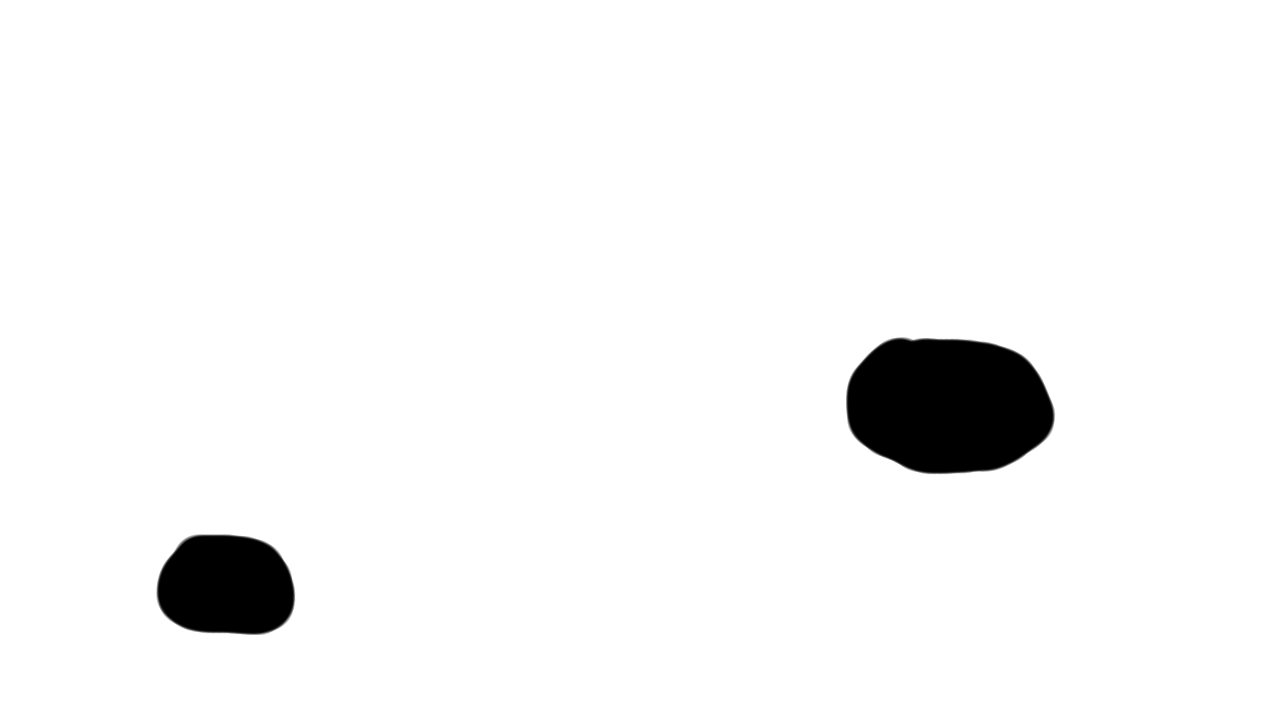
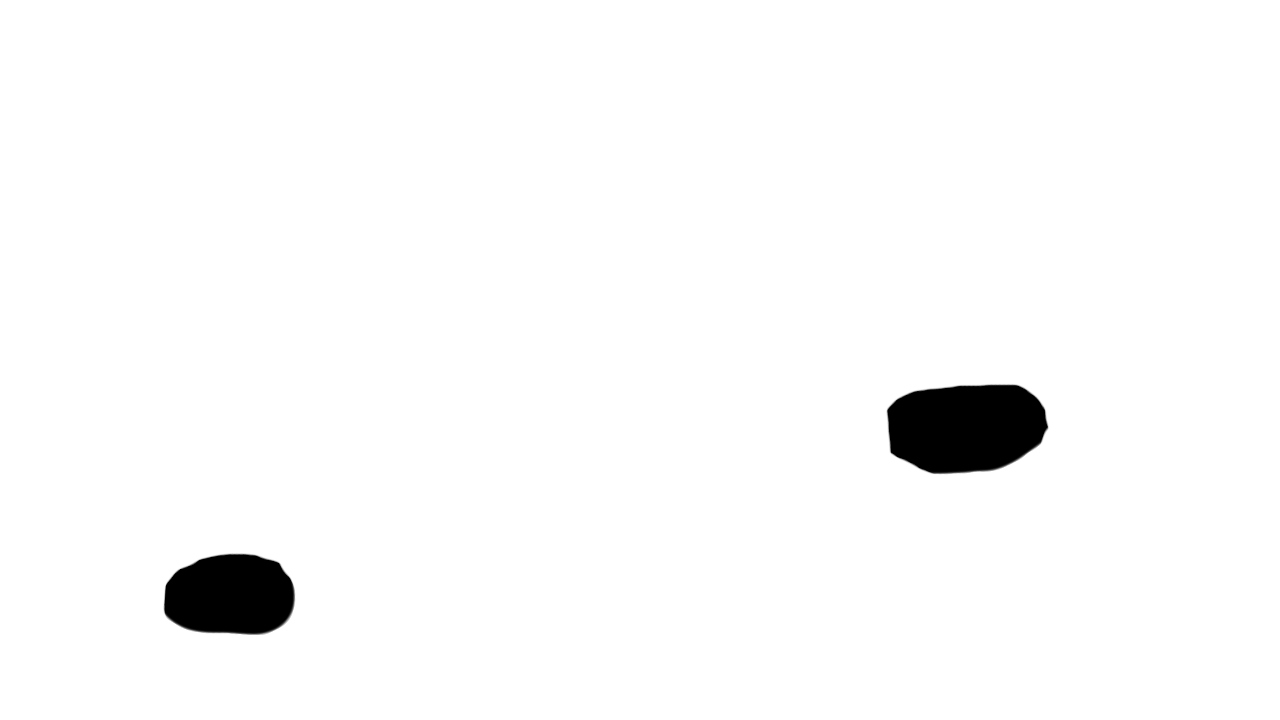
Revision of a layered 1280px x 720px image; what changed, layer by layer:
painted on "Livello 7" over left=156, top=337, right=1056, bottom=619
